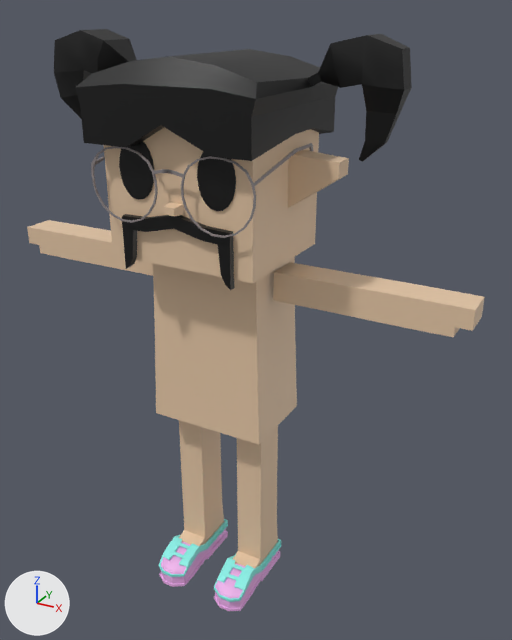
Before and after pictures for a commit that changed the FBX model mustachiorascals/fbx/c197f2f6-7020-440f-b4c4-670886adc57f.fbx.
Rendered twice from a 50 mm lens placed at (0.0177, -0.0278, 0.0303), pointed at (0.0015, 0.0017, 0.0155). Arrows for +X, +Y and +Z are at lower left; the lights stay in place. Where no turn or scale is listed for an object, it has been applied to the vertices.

Names of what the first picture shows: 'e_1', 'ew_round_2', 'eye_5', 'f_boat', 'h_pigtails', 'm_sanchez', 'mustachio_arms', 'mustachio_body', 'mustachio_head', 'mustachio_legs'.
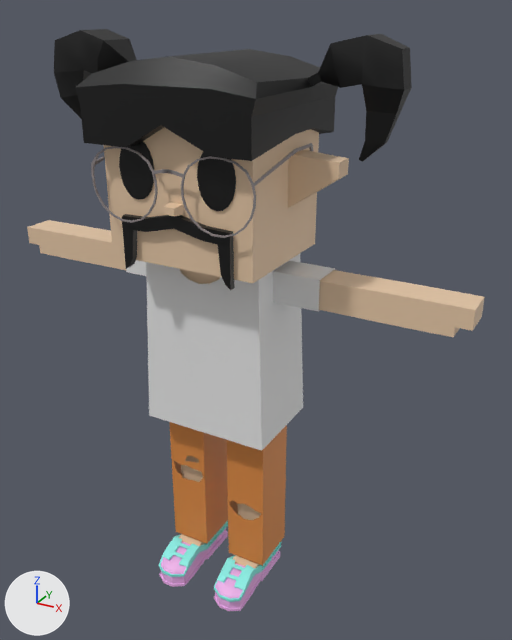
The change, as a list of edits to the scene's bpy script:
```text
Add mat_lower_garment:
    mat_lower_garment = principled_material('lower_garment')
    mat_lower_garment.base_color = (0.718, 0.255, 0.0549)  # orange #dc8a42
Add mat_upper_garment_1:
    mat_upper_garment_1 = principled_material('upper_garment_1')
    mat_upper_garment_1.base_color = (0.8, 0.8, 0.8)  # white #e7e7e7
Add me_mesh_003_1:
    me_mesh_003_1.from_pydata(...)  # 277 vertices, 244 faces; spans x -0.00297..0.00299, y -0.00021..0.00257, z 0.0014..0.01069
    me_mesh_003_1.materials.append(mat_lower_garment)  # orange #dc8a42
Add me_mesh_011:
    me_mesh_011.from_pydata(...)  # 230 vertices, 212 faces; spans x -0.00349..0.00349, y -0.0013..0.00353, z 0.00994..0.01894
    me_mesh_011.materials.append(mat_upper_garment_1)  # white #e7e7e7
Add me_mesh_012:
    me_mesh_012.from_pydata(...)  # 24 vertices, 18 faces; spans x -0.00561..0.00561, y 0.00027..0.00209, z 0.01737..0.01893
    me_mesh_012.materials.append(mat_upper_garment_1)  # white #e7e7e7
Add ob_c_rippedjeans:
    ob_c_rippedjeans = bpy.data.objects.new('c_rippedjeans', me_mesh_003_1)
    ob_c_rippedjeans.location = (0.0, 0.0, 0.0)
Add ob_c_shirt_1:
    ob_c_shirt_1 = bpy.data.objects.new('c_shirt_1', me_mesh_011)
    ob_c_shirt_1.location = (0.0, 0.0, 0.0)
Add ob_c_shirt_2:
    ob_c_shirt_2 = bpy.data.objects.new('c_shirt_2', me_mesh_012)
    ob_c_shirt_2.location = (0.0, 0.0, 0.0)
```

Boxes [x1, y1, x2, y2] around the edits, measured in the pictures (512 x 640 px):
'c_shirt_1', added: after [146, 254, 303, 451]
'c_rippedjeans', added: after [169, 422, 287, 566]
'c_shirt_2', added: after [126, 260, 335, 312]
'mustachio_body', unchanged, covered by the edit: before [153, 257, 297, 445]; after [180, 269, 220, 284]
'mustachio_legs', unchanged, covered by the edit: before [179, 420, 278, 569]; after [179, 456, 261, 569]
